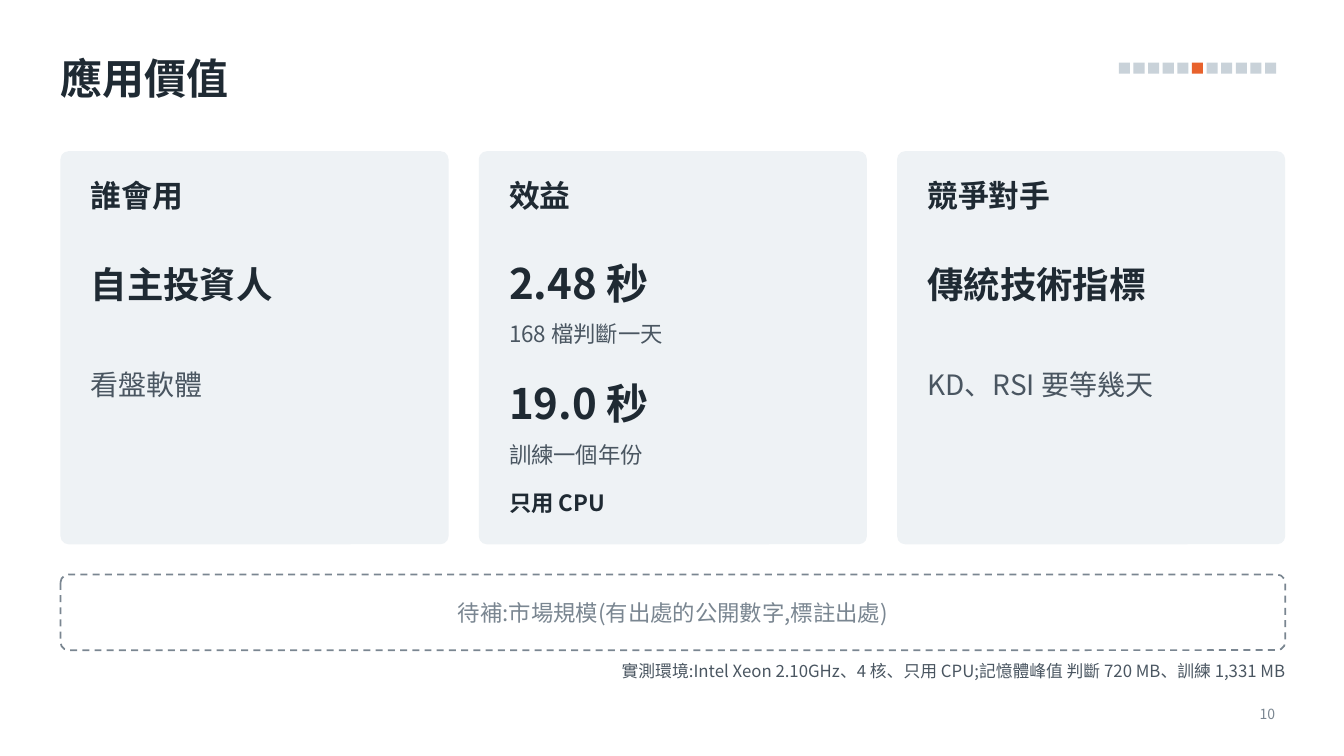
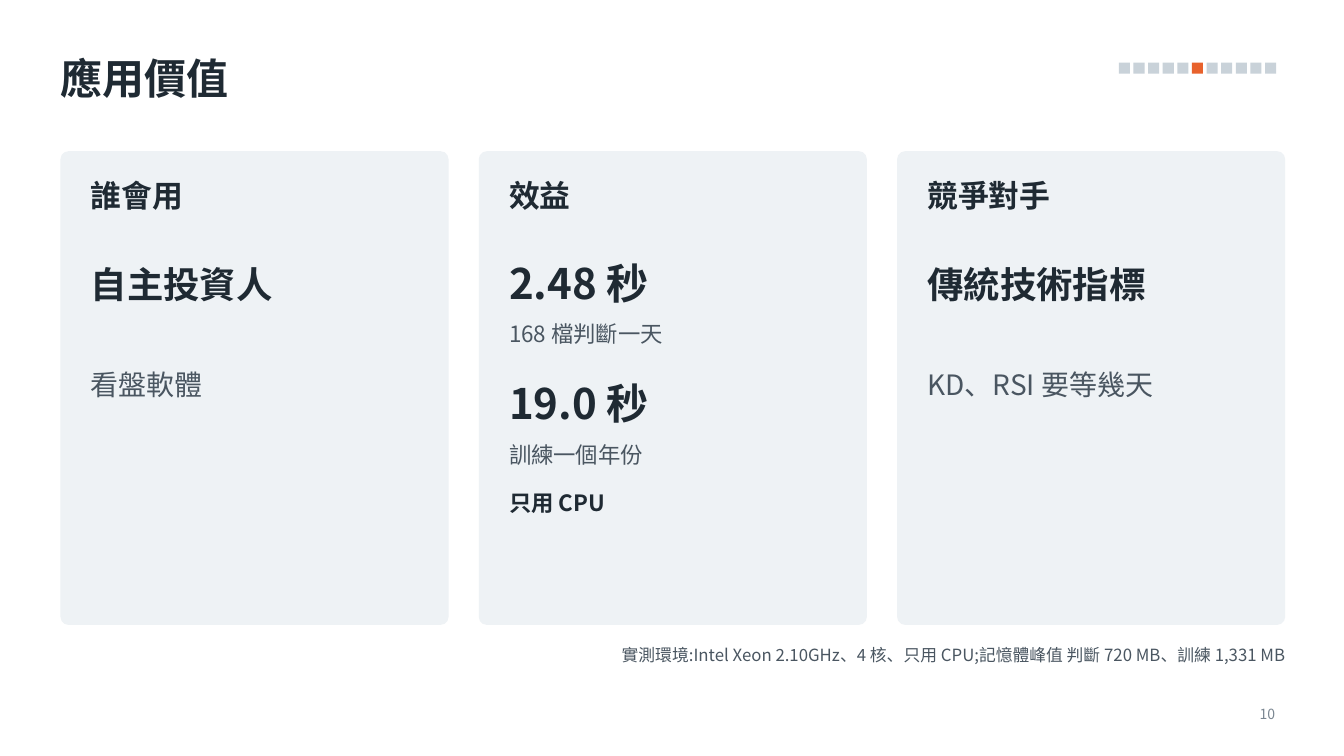
Before and after one commit to alextixu/fcukproject, a slide deck: slide 10 of method_kline_peak/report/專題簡報_v2.pptx. Drawn at 1344x756 pixels with LibreOffice and Linux fonts; fonts in the diff are those of the drawing. Boxes give left, top, right and bottom in pixels: in the first picture for what was removed or moved away, otherwise in the second. Text is boxed around its words. In the diff, an @@ line names an element or a change of style, - is before the commit and + after.

```diff
--- a/method_kline_peak/report/專題簡報_v2.pptx
+++ b/method_kline_peak/report/專題簡報_v2.pptx
@@ rounded rectangle: place and size @@
-rounded rectangle at box(60, 151, 449, 544)
+rounded rectangle at box(60, 151, 449, 625)
@@ rounded rectangle: place and size @@
-rounded rectangle at box(479, 151, 867, 544)
+rounded rectangle at box(479, 151, 867, 625)
@@ rounded rectangle: place and size @@
-rounded rectangle at box(897, 151, 1286, 544)
+rounded rectangle at box(897, 151, 1286, 625)
@@ rounded rectangle removed at box(60, 575, 1286, 650) @@
@@ text removed at box(458, 602, 888, 625) @@
-待補:市場規模(有出處的公開數字,標註出處)
@@ text "實測環境:Intel Xeon 2.10GHz、4 核、只用 CPU;記憶體峰值 ...": place and size @@
-text "實測環境:Intel Xeon 2.10GHz、4 核、只用 CPU;記憶體峰值 ..." at box(622, 663, 1285, 680)
+text "實測環境:Intel Xeon 2.10GHz、4 核、只用 CPU;記憶體峰值 ..." at box(622, 647, 1285, 664)
```
Also in this commit, not shown: 3 other slides changed, 7 other files.
